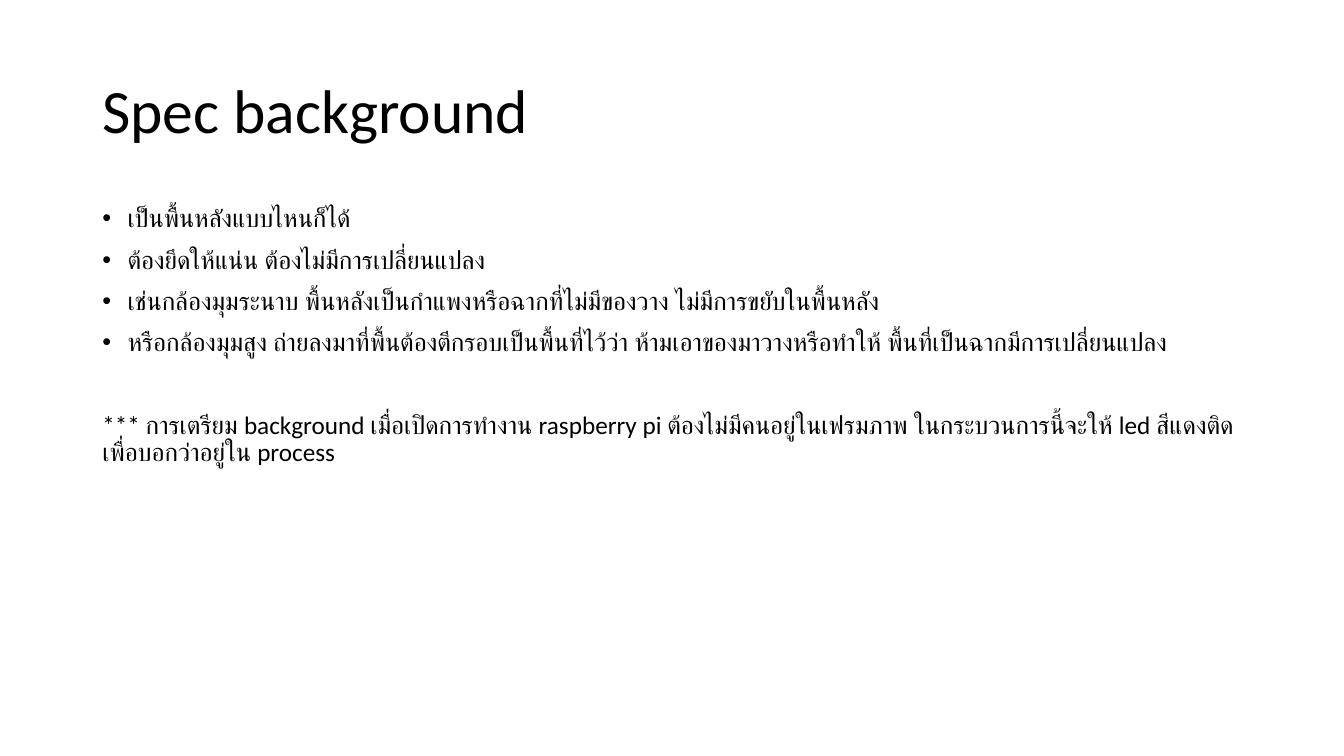
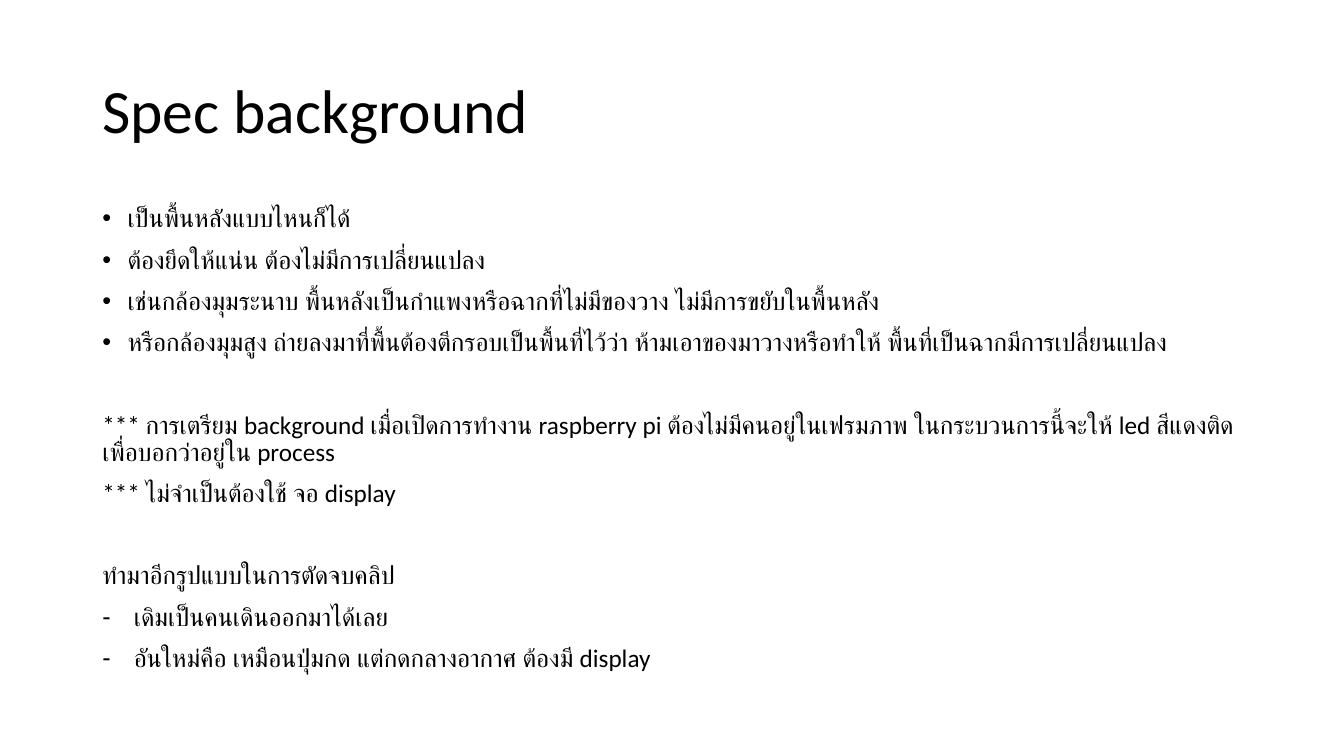
Before and after one commit to kavinteng/packing-video-capture, a slide deck: slide 3 of packing.pptx. Drawn at 1344x756 pixels with LibreOffice and Linux fonts; fonts in the diff are those of the drawing. Boxes give left, top, right and bottom in pixels: in the first picture for what was removed or moved away, otherwise in the second. Text is boxed around its words. In the diff, an @@ line names an element or a change of style, - is before the commit and + after.

```diff
--- a/packing.pptx
+++ b/packing.pptx
@@ text at (102, 483, 651, 674): paragraphs added @@
+*** ไม่จำเป็นต้องใช้ จอ display
+ทำมาอีกรูปแบบในการตัดจบคลิป
+– เดิมเป็นคนเดินออกมาได้เลย
+– อันใหม่คือ เหมือนปุ่มกด แต่กดกลางอากาศ ต้องมี display
```
Also in this commit, not shown: 1 other file.
